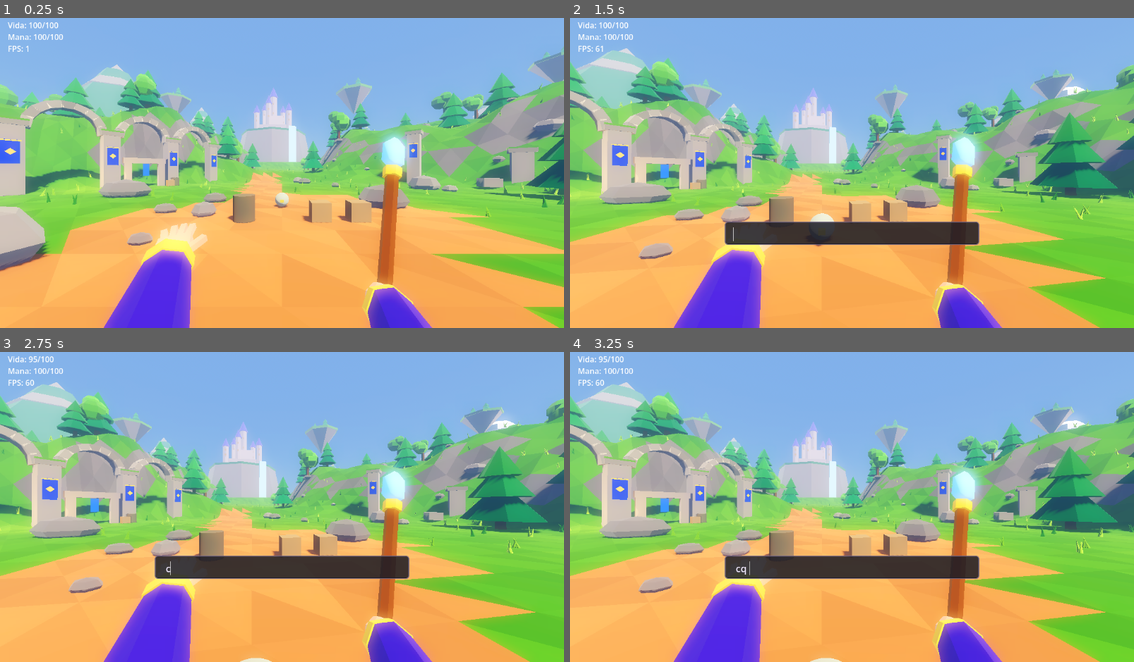
Above: before the commit, frames 1-4 (two rows, left to right).
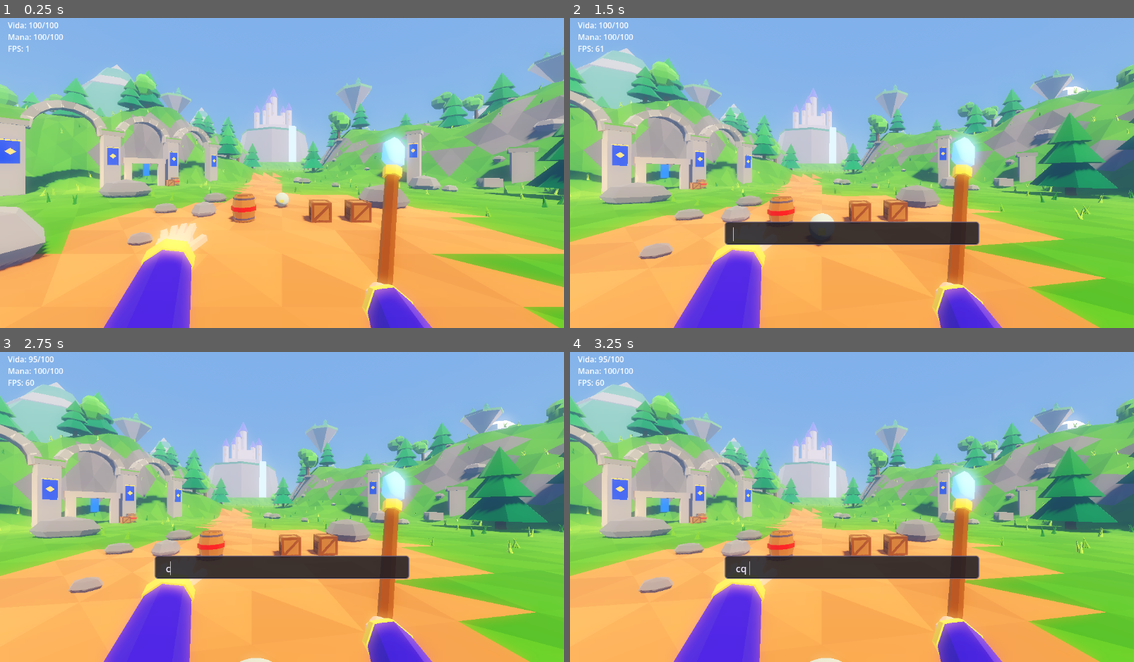
Above: after the commit, the same moments.

Repository: vitortosta4-design/Arcane-Forge
Game: Godot game, scene res://cenas/arena_teste.tscn
Same seed, same stepped clock (60 frames per second), same inputs: the game is played once before the commit and once after it.
Inputs (mouse positions are in pixels of both pictures, inside the frame that each line leads up to):
- Up to frame 1 (0.25 s): no input
- Up to frame 2 (1.5 s): tap Enter at 0.5 s; move the mouse to (880, 169) at 0.52 s; hold Q (abrir_conjuracao) 0.53-1.28 s; hold W (mover_frente) from 0.53 s (still down); tap Space (pular) at 0.77 s; move the mouse to (823, 169) at 1.27 s; click (823, 169) at 1.35 s
- Up to frame 3 (2.75 s): keep holding W (mover_frente); tap Space (pular) at 1.52 s; move the mouse to (293, 497) at 2.02 s; hold C (trocar_camera) from 2.03 s (still down)
- Up to frame 4 (3.25 s): keep holding W (mover_frente); move the mouse to (846, 510) at 2.77 s; release C (trocar_camera) at 2.78 s; tap Q (abrir_conjuracao) at 2.85 s; tap Space (pular) at 3.02 s

The runs differ from the first frame. In frame 1, 1.0% of the frame differs, in the area x 29-66%, y 51-67%; in frame 2, 0.9%; in frame 3, 0.9%; in frame 4, 0.9%.

Commit message:
Caixote e barril de madeira no estilo da referência
Co-Authored-By: Claude Opus 5.5 <noreply@anthropic.com>
Claude-Session: https://claude.ai/code/session_011N1HNTAgFQZbY8DxdUKc5s

Diff:
--- a/jogo/cenas/barril_inflamavel.tscn
+++ b/jogo/cenas/barril_inflamavel.tscn
@@ -1,18 +1,10 @@
-[gd_scene load_steps=5 format=3]
+[gd_scene load_steps=3 format=3]
 
 [ext_resource type="Script" path="res://scripts/combate/barril_inflamavel.gd" id="1"]
 
 [sub_resource type="CylinderShape3D" id="CylinderShape3D_barril"]
 radius = 0.35
 height = 0.8
-
-[sub_resource type="CylinderMesh" id="CylinderMesh_barril"]
-top_radius = 0.35
-bottom_radius = 0.35
-height = 0.8
-
-[sub_resource type="StandardMaterial3D" id="StandardMaterial3D_barril"]
-albedo_color = Color(0.35, 0.3, 0.2, 1)
 
 [node name="BarrilInflamavel" type="StaticBody3D"]
 collision_layer = 16
@@ -25,5 +17,3 @@
 
 [node name="MeshInstance3D" type="MeshInstance3D" parent="."]
 transform = Transform3D(1, 0, 0, 0, 1, 0, 0, 0, 1, 0, 0.4, 0)
-mesh = SubResource("CylinderMesh_barril")
-surface_material_override/0 = SubResource("StandardMaterial3D_barril")
--- a/jogo/cenas/caixa.tscn
+++ b/jogo/cenas/caixa.tscn
@@ -1,15 +1,9 @@
-[gd_scene load_steps=5 format=3]
+[gd_scene load_steps=3 format=3]
 
 [ext_resource type="Script" path="res://scripts/combate/caixa.gd" id="1"]
 
 [sub_resource type="BoxShape3D" id="BoxShape3D_caixa"]
 size = Vector3(0.6, 0.6, 0.6)
-
-[sub_resource type="BoxMesh" id="BoxMesh_caixa"]
-size = Vector3(0.6, 0.6, 0.6)
-
-[sub_resource type="StandardMaterial3D" id="StandardMaterial3D_caixa"]
-albedo_color = Color(0.65, 0.45, 0.25, 1)
 
 [node name="Caixa" type="RigidBody3D"]
 collision_layer = 16
@@ -20,5 +14,3 @@
 shape = SubResource("BoxShape3D_caixa")
 
 [node name="MeshInstance3D" type="MeshInstance3D" parent="."]
-mesh = SubResource("BoxMesh_caixa")
-surface_material_override/0 = SubResource("StandardMaterial3D_caixa")
--- /dev/null
+++ b/jogo/scripts/ambiente/modelos_props.gd
@@ -0,0 +1,56 @@
+class_name ModelosProps
+extends RefCounted
+## Malhas dos objetos de cenário que dá para quebrar ou explodir, no estilo
+## da referência: caixote de tábuas com quinas reforçadas e barril de
+## madeira bojudo com cintas de metal. O barril inflamável tem uma faixa
+## vermelha, para o jogador saber de longe que ele pega fogo.
+
+const COR_MADEIRA := Color(0.6, 0.4, 0.22)
+const COR_MADEIRA_ESCURA := Color(0.46, 0.29, 0.16)
+const COR_METAL := Color(0.32, 0.31, 0.33)
+const COR_PERIGO := Color(0.78, 0.16, 0.1)
+
+
+static func caixa(lado: float) -> ArrayMesh:
+	var st := GeometriaLowPoly.nova()
+	var G := GeometriaLowPoly
+	var meio := lado / 2.0
+	var viga := lado * 0.13
+	G.anexar(st, G.cubo(Vector3.ONE * (lado - 0.02)), Transform3D(), COR_MADEIRA)
+	# Doze vigas nas quinas.
+	for eixo in 3:
+		for a in [-1.0, 1.0]:
+			for b in [-1.0, 1.0]:
+				var tamanho := Vector3.ONE * viga
+				tamanho[eixo] = lado
+				var pos := Vector3.ZERO
+				pos[(eixo + 1) % 3] = a * (meio - viga / 2.0 + 0.005)
+				pos[(eixo + 2) % 3] = b * (meio - viga / 2.0 + 0.005)
+				G.anexar(st, G.cubo(tamanho), Transform3D(Basis(), pos), COR_MADEIRA_ESCURA)
+	# Tábua em diagonal na frente e atrás, e frestas entre as tábuas dos lados.
+	for lado_z in [-1.0, 1.0]:
+		var diagonal := Basis(Vector3(0, 0, 1), PI / 4.0)
+		G.anexar(st, G.cubo(Vector3(lado * 1.2, viga * 0.9, 0.02)),
+			Transform3D(diagonal, Vector3(0, 0, lado_z * (meio + 0.002))), COR_MADEIRA_ESCURA)
+	for lado_x in [-1.0, 1.0]:
+		for y in [-lado / 6.0, lado / 6.0]:
+			G.anexar(st, G.cubo(Vector3(0.02, 0.012, lado - viga)),
+				Transform3D(Basis(), Vector3(lado_x * (meio - 0.005), y, 0)), COR_MADEIRA_ESCURA * 0.8)
+	return G.finalizar(st)
+
+
+static func barril(raio: float, altura: float, inflamavel: bool) -> ArrayMesh:
+	var st := GeometriaLowPoly.nova()
+	var G := GeometriaLowPoly
+	var bojo := raio * 1.1
+	var ponta := raio * 0.88
+	G.anexar(st, G.cilindro(ponta, bojo, altura / 2.0, 9), Transform3D(Basis(), Vector3(0, -altura / 4.0, 0)), COR_MADEIRA)
+	G.anexar(st, G.cilindro(bojo, ponta, altura / 2.0, 9), Transform3D(Basis(), Vector3(0, altura / 4.0, 0)), COR_MADEIRA)
+	for y in [-altura * 0.38, altura * 0.38]:
+		var r := lerpf(bojo, ponta, absf(y) / (altura / 2.0)) + 0.012
+		G.anexar(st, G.cilindro(r, r, altura * 0.07, 9), Transform3D(Basis(), Vector3(0, y, 0)), COR_METAL)
+	var faixa := COR_PERIGO if inflamavel else COR_METAL
+	G.anexar(st, G.cilindro(bojo + 0.012, bojo + 0.012, altura * 0.16, 9), Transform3D(), faixa)
+	for y in [-altura / 2.0, altura / 2.0]:
+		G.anexar(st, G.cilindro(ponta * 0.92, ponta * 0.92, 0.02, 9), Transform3D(Basis(), Vector3(0, y, 0)), COR_MADEIRA_ESCURA)
+	return G.finalizar(st)
--- a/jogo/scripts/combate/barril_inflamavel.gd
+++ b/jogo/scripts/combate/barril_inflamavel.gd
@@ -15,16 +15,23 @@
 
 func _ready() -> void:
 	add_to_group("inflamavel")
+	_mesh.mesh = ModelosProps.barril(0.35, 0.8, true)
+	_mesh.material_override = GeometriaLowPoly.material_toon(0.2, 3)
 
 
 func pegar_fogo() -> void:
 	if _queimando:
 		return
 	_queimando = true
-	if _mesh and _mesh.get_surface_override_material(0):
-		_mesh.get_surface_override_material(0).albedo_color = Color(1, 0.3, 0.05)
-		_mesh.get_surface_override_material(0).emission_enabled = true
-		_mesh.get_surface_override_material(0).emission = Color(1, 0.25, 0)
+	# Camada laranja brilhante por cima da madeira (o material toon não tem
+	# emissão, então o brilho vem por cima, como nos estados).
+	var brasa := StandardMaterial3D.new()
+	brasa.transparency = BaseMaterial3D.TRANSPARENCY_ALPHA
+	brasa.albedo_color = Color(1, 0.35, 0.05, 0.7)
+	brasa.emission_enabled = true
+	brasa.emission = Color(1, 0.3, 0)
+	brasa.emission_energy_multiplier = 2.0
+	_mesh.material_overlay = brasa
 	var timer := get_tree().create_timer(tempo_ate_explodir_s)
 	timer.timeout.connect(_explodir)
 
--- a/jogo/scripts/combate/caixa.gd
+++ b/jogo/scripts/combate/caixa.gd
@@ -9,6 +9,9 @@
 
 func _ready() -> void:
 	_vida_atual = vida
+	var malha: MeshInstance3D = $MeshInstance3D
+	malha.mesh = ModelosProps.caixa(0.6)
+	malha.material_override = GeometriaLowPoly.material_toon(0.2, 3)
 	add_to_group("recebe_dano")
 
 
--- a/jogo/scripts/testes/suite_testes.gd
+++ b/jogo/scripts/testes/suite_testes.gd
@@ -117,6 +117,7 @@
 	await _testar_teleporte_da_clarao_na_tela_do_mago()
 	_testar_validador_aceita_nomes_com_acento_e_maiuscula()
 	await _testar_clareira()
+	await _testar_caixa_e_barril_de_madeira()
 
 	print("")
 	if _falhas == 0:
@@ -1748,3 +1749,22 @@
 	outra.queue_free()
 	clareira.queue_free()
 	await get_tree().process_frame
+
+
+## Caixote e barril no estilo da referência; o barril aceso ganha o brilho
+## laranja por cima da madeira.
+func _testar_caixa_e_barril_de_madeira() -> void:
+	var caixa: Node3D = load("res://cenas/caixa.tscn").instantiate()
+	var barril: Node3D = load("res://cenas/barril_inflamavel.tscn").instantiate()
+	add_child(caixa)
+	add_child(barril)
+	var malha_caixa: MeshInstance3D = caixa.get_node("MeshInstance3D")
+	var malha_barril: MeshInstance3D = barril.get_node("MeshInstance3D")
+	_afirmar("caixote tem quinas e tábuas (não é mais um cubo liso)", malha_caixa.mesh.get_faces().size() / 3 > 100)
+	_afirmar("barril tem cintas (não é mais um cilindro liso)", malha_barril.mesh.get_faces().size() / 3 > 100)
+	_afirmar("barril apagado não brilha", malha_barril.material_overlay == null)
+	barril.pegar_fogo()
+	_afirmar("barril aceso ganha brilho laranja", malha_barril.material_overlay != null)
+	caixa.queue_free()
+	barril.queue_free()
+	await get_tree().process_frame
Not shown, added: jogo/scripts/ambiente/modelos_props.gd.uid
Not shown, changed: docs/decisoes.md
Not shown, added: evidencias/fase-2/caixote_e_barril.png
